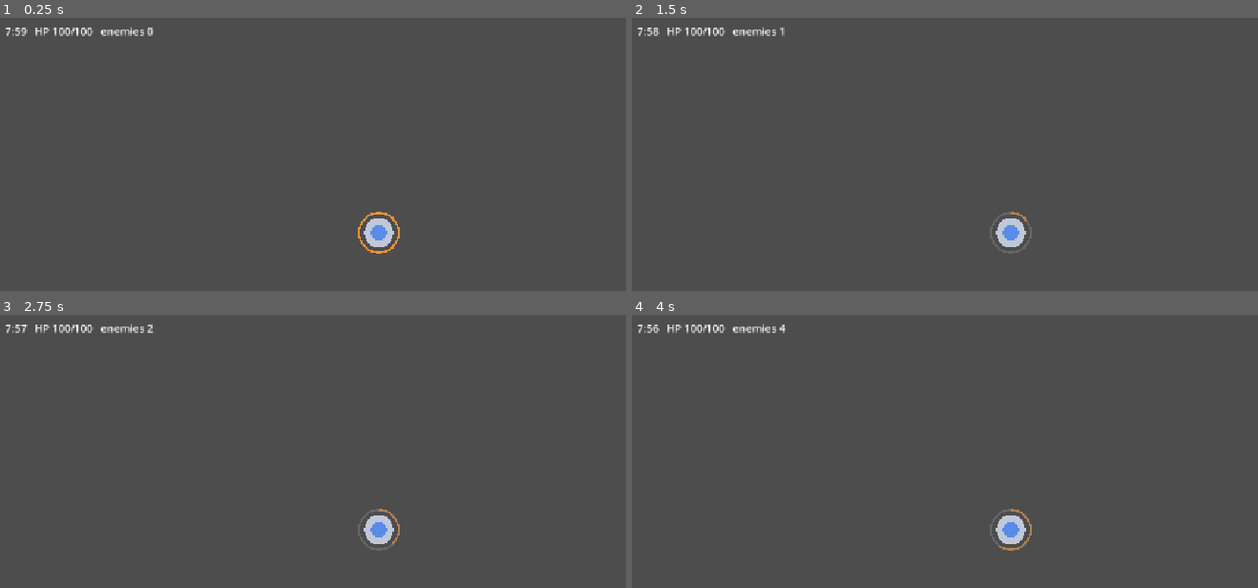
Above: before the commit, frames 1-4 (two rows, left to right).
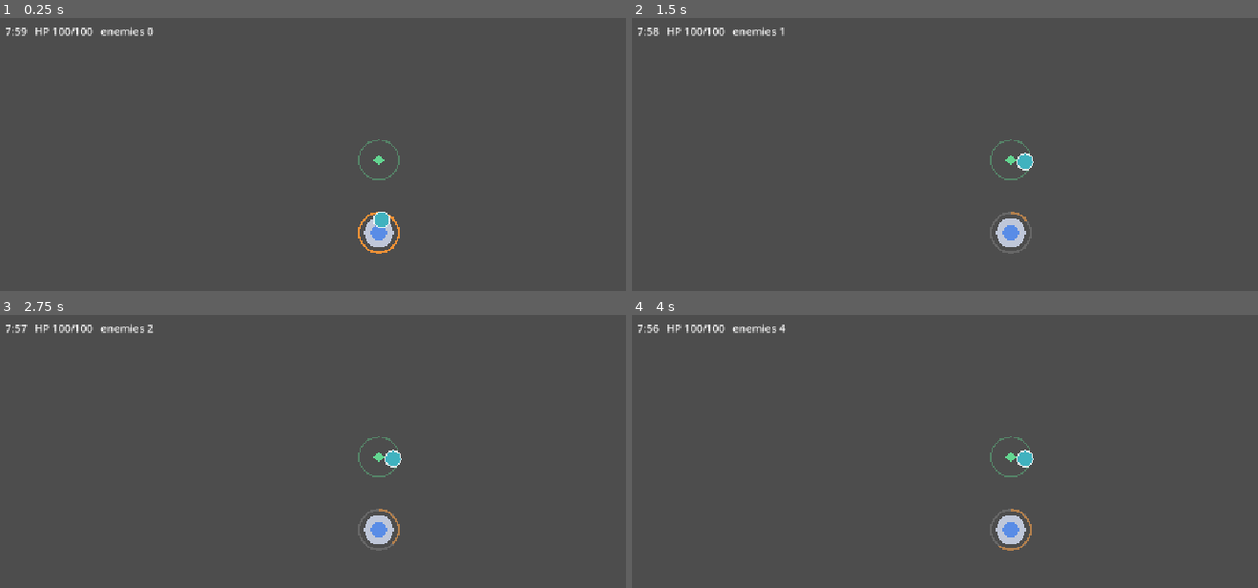
Above: after the commit, the same moments.

Repository: tapiokdev/squadron-concept-game
Game: Godot game, scene res://main.tscn
The game is run twice, just before and just after one commit, with the same random seed, the same clock (stepped at 60 frames per second) and the same inputs.
Inputs (mouse positions are in pixels of both pictures, inside the frame that each line leads up to):
- Up to frame 1 (0.25 s): no input
- Up to frame 2 (1.5 s): tap Enter at 0.5 s; move the mouse to (1176, 211) at 0.52 s; click (1176, 211) at 0.67 s; drag from (857, 255) to (outside the picture) at 1.27 s
- Up to frame 3 (2.75 s): tap Space at 2 s; move the mouse to (456, 435) at 2.02 s; click (456, 435) at 2.17 s
- Up to frame 4 (4 s): tap Enter at 2.75 s; drag from (outside the picture) to (782, 465) at 2.77 s; tap Space at 3.5 s; move the mouse to (outside the picture) at 3.52 s; click (outside the picture) at 3.67 s

The runs differ from the first frame. In frame 1, 0.3% of the frame differs, in the area x 57-64%, y 44-77%; in frame 2, 0.3%; in frame 3, 0.3%; in frame 4, 0.3%.

Commit message:
Add summon squad with RMB rally point
SummonDef resources (Bruiser + Archer), lightweight Summon units
(Node2D, no physics), and SummonSquad: shared 6-unit cap, stacking
respawn times (+60% of base per extra copy of a type), RMB places the
shared rally point, units walk to ring slots around it via
move_toward(). Free starting Bruiser wired in main. Combat and
respawning land next.

Co-Authored-By: Claude Fable 5 <noreply@anthropic.com>

Diff:
--- /dev/null
+++ b/data/summons/archer.tres
@@ -0,0 +1,15 @@
+[gd_resource type="Resource" script_class="SummonDef" load_steps=2 format=3]
+
+[ext_resource type="Script" path="res://scripts/summons/summon_def.gd" id="1"]
+
+[resource]
+script = ExtResource("1")
+display_name = "Archer"
+max_hp = 35.0
+speed = 100.0
+radius = 9.0
+attack_damage = 7.0
+attack_interval = 0.9
+attack_range = 260.0
+base_respawn = 10.0
+color = Color(0.6, 0.85, 0.35, 1)
--- /dev/null
+++ b/data/summons/bruiser.tres
@@ -0,0 +1,15 @@
+[gd_resource type="Resource" script_class="SummonDef" load_steps=2 format=3]
+
+[ext_resource type="Script" path="res://scripts/summons/summon_def.gd" id="1"]
+
+[resource]
+script = ExtResource("1")
+display_name = "Bruiser"
+max_hp = 90.0
+speed = 80.0
+radius = 12.0
+attack_damage = 18.0
+attack_interval = 1.0
+attack_range = 38.0
+base_respawn = 10.0
+color = Color(0.25, 0.7, 0.75, 1)
--- a/main.tscn
+++ b/main.tscn
@@ -7,7 +7,8 @@
 [ext_resource type="Script" uid="uid://cwbgoem4kwgva" path="res://scripts/weapons/bolt_weapon.gd" id="4_7mycd"]
 [ext_resource type="Script" uid="uid://bmwon7t7kxr5o" path="res://scripts/weapons/pulse_weapon.gd" id="5_272bh"]
 [ext_resource type="Script" uid="uid://cl5gi1cvtvj0w" path="res://scripts/projectile_pool.gd" id="6_272bh"]
-[ext_resource type="Script" path="res://scripts/skills/meteor_skill.gd" id="8_5vw27"]
+[ext_resource type="Script" uid="uid://cudwacynjo7e2" path="res://scripts/skills/meteor_skill.gd" id="8_5vw27"]
+[ext_resource type="Script" path="res://scripts/summons/summon_squad.gd" id="9_kek77"]
 
 [node name="Main" type="Node2D" unique_id=2138863706]
 script = ExtResource("1_0xm2m")
@@ -40,3 +41,6 @@
 
 [node name="Meteor" type="Node2D" parent="." unique_id=458302395]
 script = ExtResource("8_5vw27")
+
+[node name="Squad" type="Node2D" parent="." unique_id=1112276786]
+script = ExtResource("9_kek77")
--- a/scripts/main.gd
+++ b/scripts/main.gd
@@ -13,6 +13,9 @@
 @onready var bolt: BoltWeapon = $Tower/Bolt
 @onready var pulse: PulseWeapon = $Tower/Pulse
 @onready var meteor: MeteorSkill = $Meteor
+@onready var squad: SummonSquad = $Squad
+
+const BRUISER := preload("res://data/summons/bruiser.tres")
 @onready var spawner: EnemySpawner = $Spawner
 @onready var info_label: Label = $HUD/InfoLabel
 
@@ -26,6 +29,10 @@
 	bolt.setup(enemy_pool, projectile_pool, tower)
 	pulse.setup(enemy_pool, tower)
 	meteor.setup(enemy_pool, tower)
+	squad.setup(enemy_pool, tower)
+	# Free starting summon so the rally-point mechanic is engaged
+	# immediately (brief: first offer summon-only OR free start).
+	squad.try_add_summon(BRUISER)
 
 func _process(delta: float) -> void:
 	if run_over:
--- /dev/null
+++ b/scripts/summons/summon.gd
@@ -0,0 +1,62 @@
+class_name Summon
+extends Node2D
+
+## One summon unit. Lightweight Node2D — summons and enemies find each
+## other through list queries, no physics. Movement is squad-driven:
+## walk toward the squad's rally point (plus a per-unit slot offset so
+## the squad forms a loose ring instead of a stack). No chasing — a
+## summon fights what comes into its own reach; rally placement is the
+## player's lever. Combat lands in the next chunk.
+
+signal died(summon: Summon)
+
+const STOP_DISTANCE := 3.0
+
+var def: SummonDef
+var hp: float = 0.0
+var slot_offset := Vector2.ZERO
+var respawn_time: float = 10.0
+
+var _squad: SummonSquad
+var _active := false
+
+func _ready() -> void:
+	set_process(_active)
+
+func configure(squad: SummonSquad, new_def: SummonDef, spawn_pos: Vector2) -> void:
+	_squad = squad
+	def = new_def
+	hp = def.max_hp
+	global_position = spawn_pos
+	_active = true
+	visible = true
+	set_process(true)
+	queue_redraw()
+
+func deactivate() -> void:
+	_active = false
+	visible = false
+	set_process(false)
+
+func is_active() -> bool:
+	return _active
+
+func _process(delta: float) -> void:
+	var goal := _squad.rally_point + slot_offset
+	if global_position.distance_to(goal) > STOP_DISTANCE:
+		global_position = global_position.move_toward(goal, def.speed * delta)
+
+func take_damage(amount: float) -> void:
+	if not _active:
+		return
+	hp -= amount
+	if hp <= 0.0:
+		deactivate()
+		died.emit(self)
+
+func _draw() -> void:
+	# Placeholder visual: filled circle with a white ring so summons
+	# read as friendly against the warm-coloured enemies.
+	if def:
+		draw_circle(Vector2.ZERO, def.radius, def.color)
+		draw_arc(Vector2.ZERO, def.radius, 0.0, TAU, 24, Color(1, 1, 1, 0.8), 2.0)
--- /dev/null
+++ b/scripts/summons/summon_def.gd
@@ -0,0 +1,16 @@
+class_name SummonDef
+extends Resource
+
+## Data definition for one summon type, mirroring EnemyDef. Picking the
+## same type again in the upgrade screen adds another unit (stacking);
+## respawn time grows per extra copy — see SummonSquad.
+
+@export var display_name: String = ""
+@export var max_hp: float = 60.0
+@export var speed: float = 90.0
+@export var radius: float = 10.0
+@export var attack_damage: float = 10.0
+@export var attack_interval: float = 1.0
+@export var attack_range: float = 34.0
+@export var base_respawn: float = 10.0
+@export var color: Color = Color.WHITE
--- /dev/null
+++ b/scripts/summons/summon_squad.gd
@@ -0,0 +1,80 @@
+class_name SummonSquad
+extends Node2D
+
+## The squad manager and the core differentiator's plumbing:
+## - RMB places the shared rally point; every summon moves toward it.
+## - Shared unit cap (6 across all types) per the brief.
+## - Stacking: adding another copy of a type gives it a longer respawn
+##   (base 10s, then +60% of base per extra copy: 16s, 22s, ...).
+## Dead summons respawn at the tower after their timer and walk back.
+
+const MAX_UNITS := 6
+const RESPAWN_GROWTH := 0.6
+
+var rally_point := Vector2.ZERO
+
+var _tower: Tower
+var _enemies: EnemyPool
+var _units: Array[Summon] = []
+var _respawning: Array[Dictionary] = []
+
+func setup(enemies: EnemyPool, tower: Tower) -> void:
+	_enemies = enemies
+	_tower = tower
+	rally_point = tower.position + Vector2(0, -110)
+	queue_redraw()
+
+func total_units() -> int:
+	return _units.size()
+
+func count_of(def: SummonDef) -> int:
+	var count := 0
+	for unit in _units:
+		if unit.def == def:
+			count += 1
+	return count
+
+func try_add_summon(def: SummonDef) -> bool:
+	if total_units() >= MAX_UNITS:
+		return false
+	var copies := count_of(def)
+	var unit := Summon.new()
+	unit.respawn_time = def.base_respawn * (1.0 + RESPAWN_GROWTH * copies)
+	unit.died.connect(_on_summon_died)
+	add_child(unit)
+	unit.configure(self, def, _tower.position)
+	_units.append(unit)
+	_assign_slots()
+	return true
+
+func _assign_slots() -> void:
+	for i in _units.size():
+		_units[i].slot_offset = Vector2.from_angle(TAU * float(i) / MAX_UNITS) * 22.0
+
+func _unhandled_input(event: InputEvent) -> void:
+	if event is InputEventMouseButton \
+			and event.button_index == MOUSE_BUTTON_RIGHT and event.pressed:
+		rally_point = get_global_mouse_position()
+		queue_redraw()
+
+func _process(delta: float) -> void:
+	for entry in _respawning.duplicate():
+		entry.time_left -= delta
+		if entry.time_left <= 0.0:
+			_respawning.erase(entry)
+			var unit: Summon = entry.unit
+			unit.configure(self, unit.def, _tower.position)
+
+func _on_summon_died(unit: Summon) -> void:
+	# The roster slot stays taken while the unit waits to respawn.
+	_respawning.append({"unit": unit, "time_left": unit.respawn_time})
+
+func _draw() -> void:
+	# Rally marker: diamond + ground ring.
+	var p := rally_point
+	var s := 8.0
+	var points := PackedVector2Array([
+		p + Vector2(0, -s), p + Vector2(s, 0), p + Vector2(0, s), p + Vector2(-s, 0),
+	])
+	draw_colored_polygon(points, Color(0.4, 0.9, 0.6, 0.9))
+	draw_arc(p, 30.0, 0.0, TAU, 32, Color(0.4, 0.9, 0.6, 0.35), 2.0)
Not shown, added: scripts/summons/summon.gd.uid
Not shown, added: scripts/summons/summon_def.gd.uid
Not shown, added: scripts/summons/summon_squad.gd.uid
